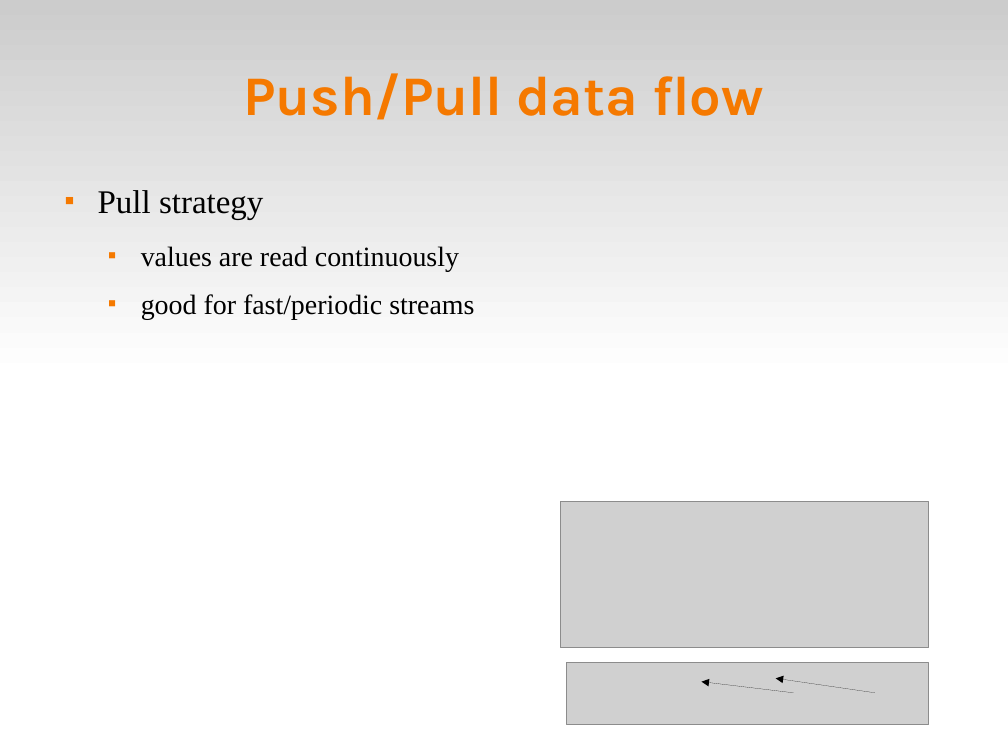
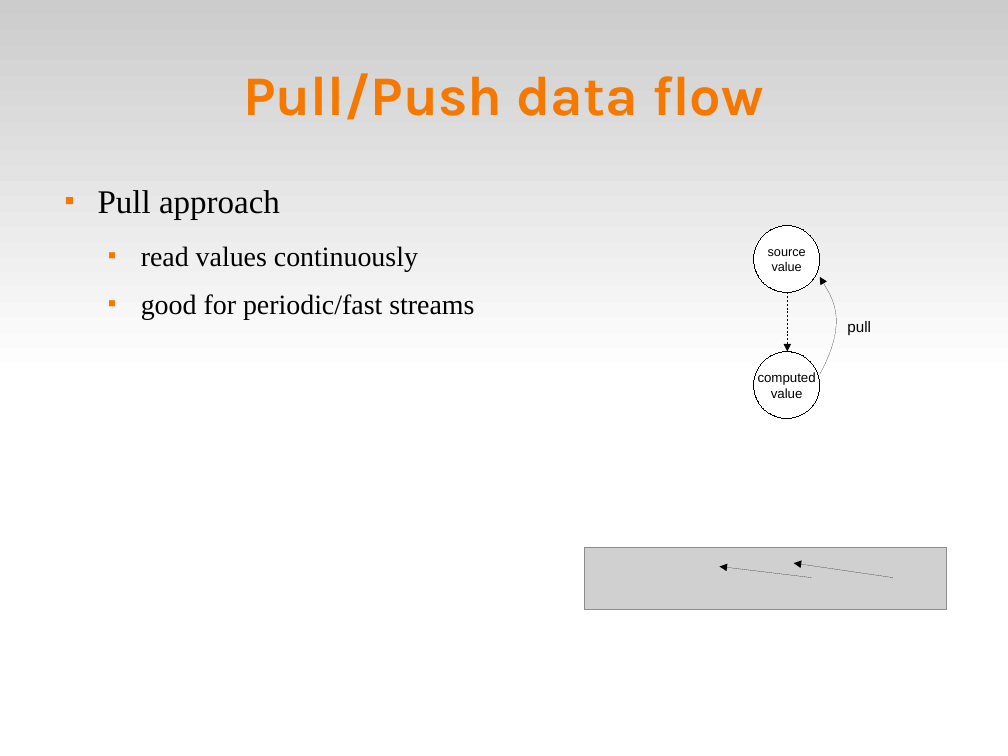
Before and after one commit to fsantanna-no/ceu-docs, a slide deck: slide 108 of ceu_curryon-expanded.odp (slide 105 before the commit). Drawn at 1008x756 pixels with LibreOffice and Linux fonts; fonts in the diff are those of the drawing; grey boxes stand for pictures. Boxes give left, top, right and bottom in pixels: in the first picture for what was removed or moved away, otherwise in the second. Text is boxed around its words. In the diff, an @@ line names an element or a change of style, - is before the commit and + after.

```diff
--- a/ceu_curryon-expanded.odp
+++ b/ceu_curryon-expanded.odp
@@ title at [243,73,763,120]: text changed @@
-Push/Pull data flow
+Pull/Push data flow
@@ text at [98,190,474,319]: text changed @@
-■ Pull strategy
-  ■ values are read continuously
-  ■ good for fast/periodic streams
+■ Pull approach
+  ■ read values continuously
+  ■ good for periodic/fast streams
@@ ellipse added at [754,226,820,293], fill #FFFFFF, outline #000000 0 pt, 10 pt, text #000000 @@
+source
+value
@@ arrow added from (788, 293) to (788, 351), #000000 0 pt @@
@@ freeform shape added at [820,277,834,375], outline #000000 0 pt @@
@@ text added at [847,321,871,335], 12 pt, text #000000 @@
+pull
@@ ellipse added at [754,351,820,418], fill #FFFFFF, outline #000000 0 pt, 10.5 pt, text #000000 @@
+computed
+value
@@ picture: place and size @@
-picture at [561,501,929,648]
+picture at [585,548,948,610]
@@ arrow moved from (794, 693) - (702, 681) to (811, 578) - (720, 566) @@
@@ arrow moved from (875, 693) - (776, 679) to (894, 578) - (794, 563) @@
@@ picture removed at [567,663,929,725] @@
```
Also in this commit, not shown: 7 other slides changed, 18 slides added, 17 slides removed, 2 other files.
